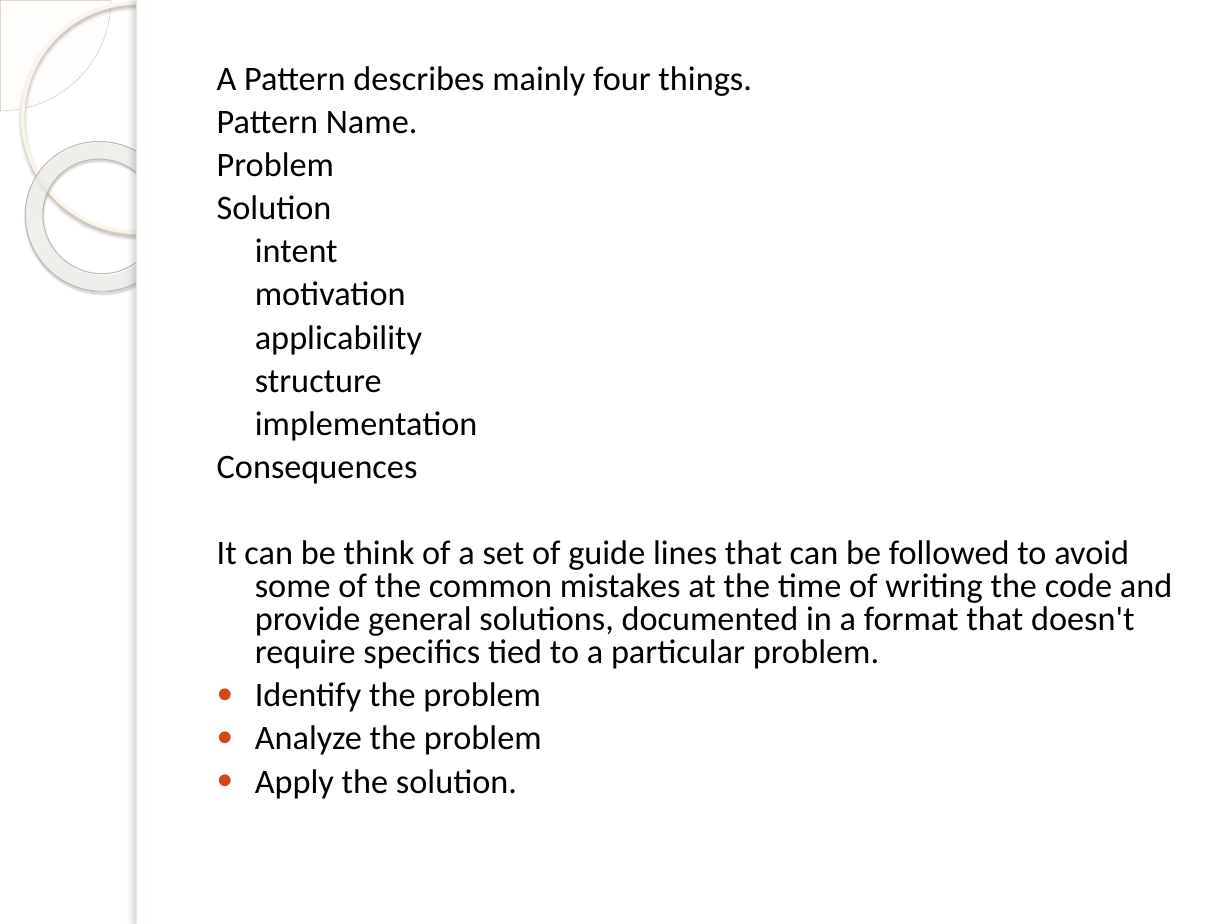
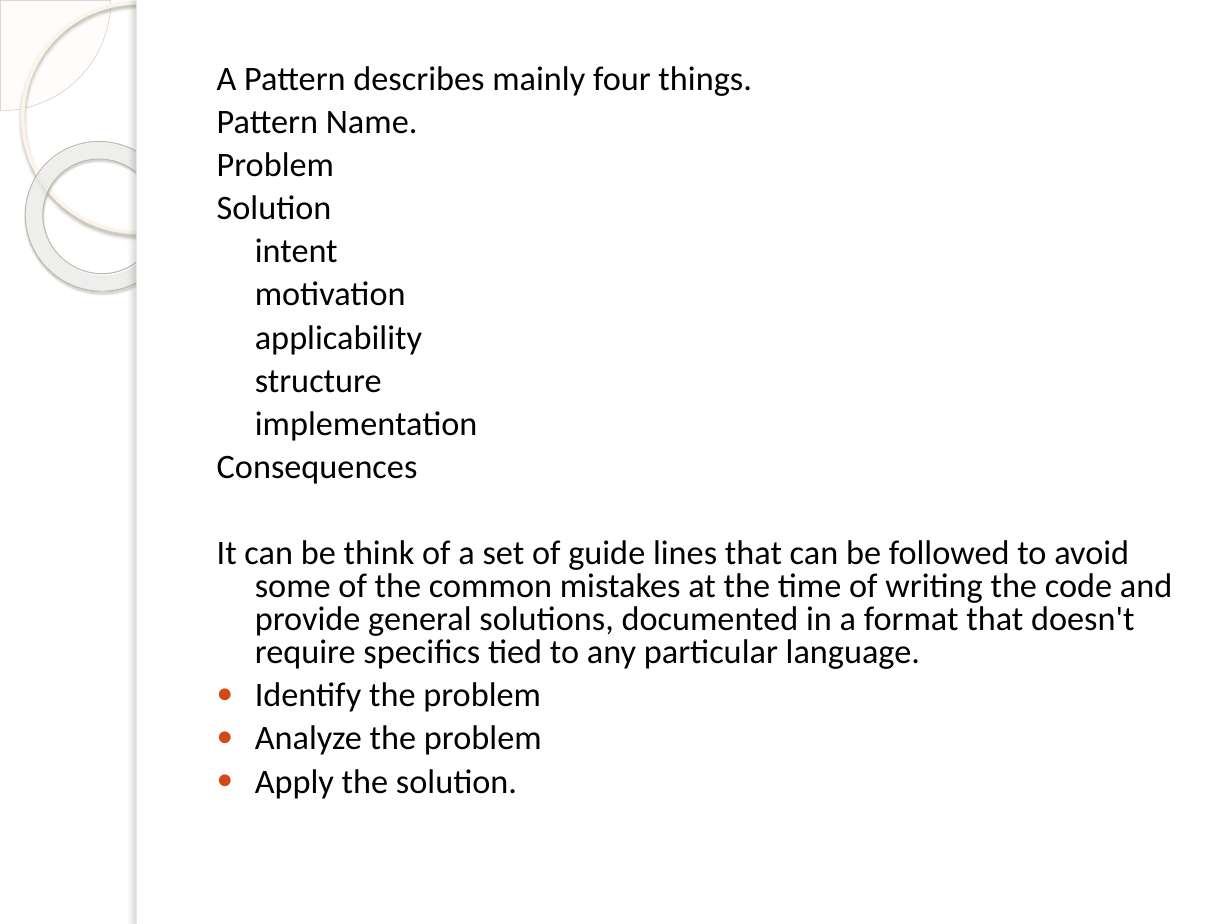
Before and after one commit to pratyusbharimalla/designpattern, a slide deck: slide 5 of design pattern.pptx. Drawn at 1232x924 pixels with LibreOffice and Linux fonts; fonts in the diff are those of the drawing; background and template pictures are left out. Boxes give left, top, right and bottom in pixels: in the first picture for what was removed or moved away, otherwise in the second. Text is boxed around its words. In the diff, an @@ line names an element or a change of style, - is before the commit and + after.

```diff
--- a/design pattern.pptx
+++ b/design pattern.pptx
@@ text at [217, 540, 1172, 669]: text changed @@
-It can be think of a set of guide lines that can be followed to avoid some of the common mistakes at the time of writing the code and provide general solutions, documented in a format that doesn't require specifics tied to a particular problem.
+It can be think of a set of guide lines that can be followed to avoid some of the common mistakes at the time of writing the code and provide general solutions, documented in a format that doesn't require specifics tied to any particular language.
```
Also in this commit, not shown: 3 other slides changed, 12 slides added, 1 slide removed.
